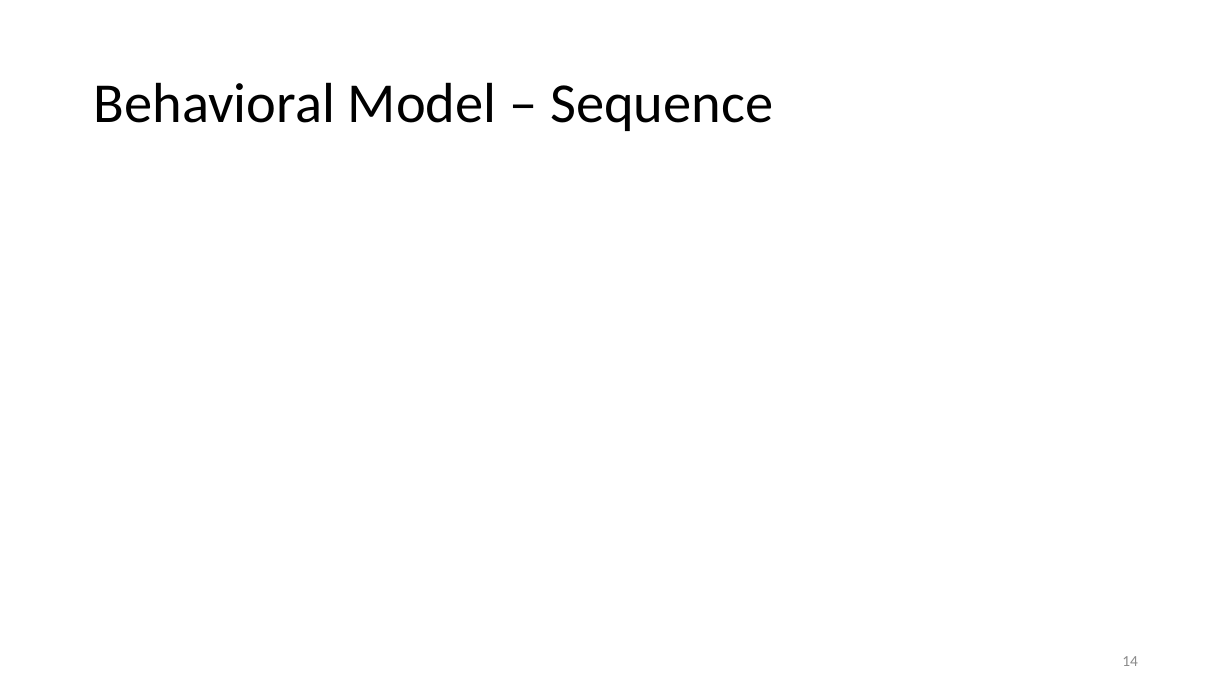
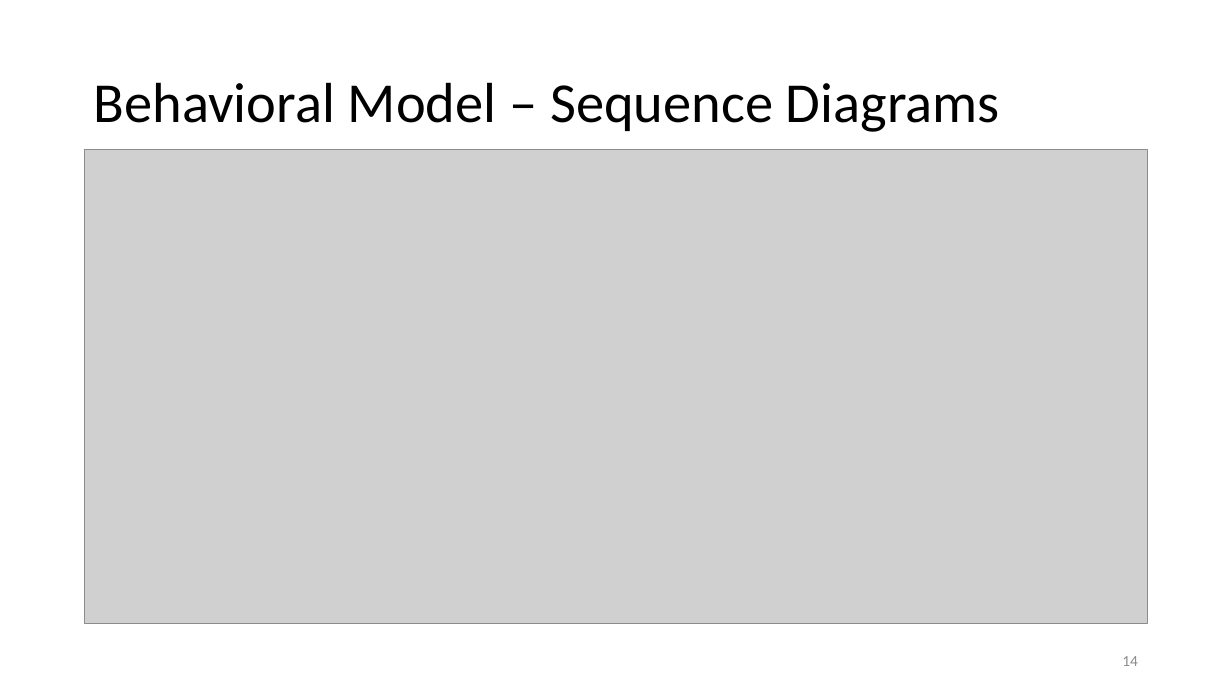
Before and after one commit to datduyng/networkflow.java, a slide deck: slide 14 of slides/increment02-use-case-analysis.pptx. Drawn at 1232x693 pixels with LibreOffice and Linux fonts; fonts in the diff are those of the drawing; grey boxes stand for pictures. Boxes give left, top, right and bottom in pixels: in the first picture for what was removed or moved away, otherwise in the second. Text is boxed around its words. In the diff, an @@ line names an element or a change of style, - is before the commit and + after.

Commit message:
update diagram

```diff
--- a/slides/increment02-use-case-analysis.pptx
+++ b/slides/increment02-use-case-analysis.pptx
@@ title at (94,82,1000,132): text changed @@
-Behavioral Model – Sequence
+Behavioral Model – Sequence Diagrams
@@ picture added at (85,150,1148,624) @@
```
Also in this commit, not shown: 3 slides added, 3 other files.
